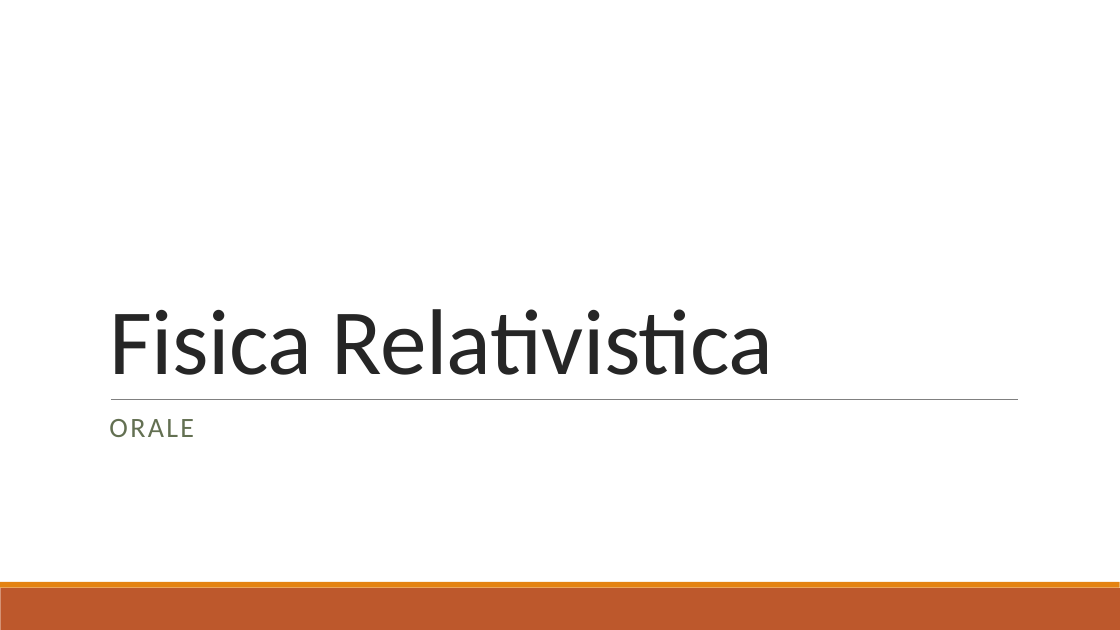
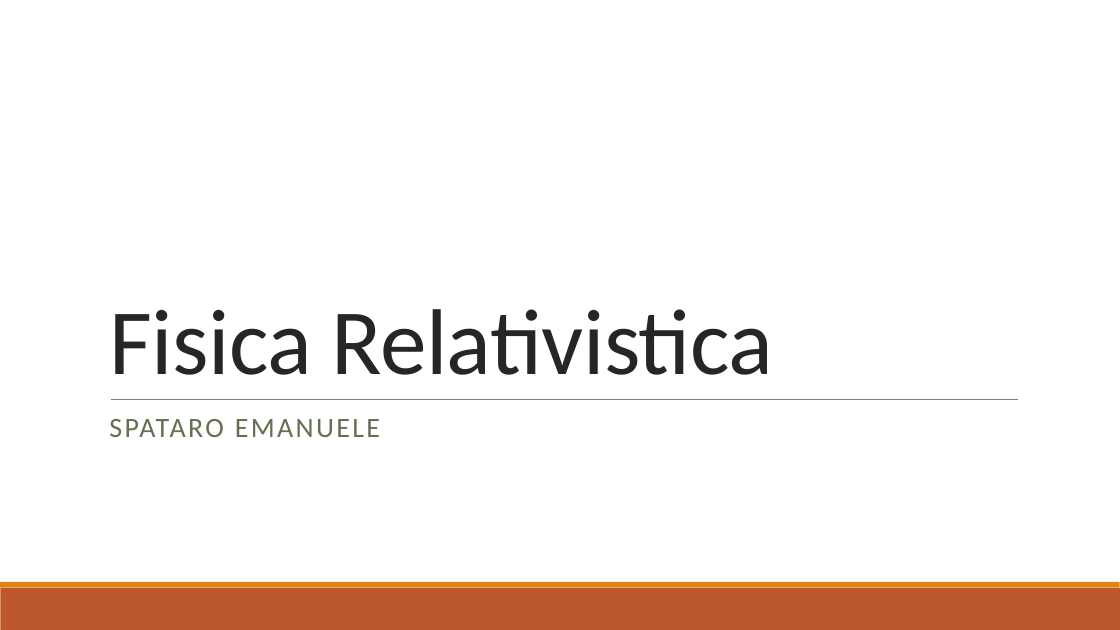
Before and after one commit to Manu-2001/Relativita-Ristretta, a slide deck: slide 1 of Spataro_Emanuele_Fisica_Relativistica.pptx. Drawn at 1120x630 pixels with LibreOffice and Linux fonts; fonts in the diff are those of the drawing. Boxes give left, top, right and bottom in pixels: in the first picture for what was removed or moved away, otherwise in the second. Text is boxed around its words. In the diff, an @@ line names an element or a change of style, - is before the commit and + after.

```diff
--- a/Spataro_Emanuele_Fisica_Relativistica.pptx
+++ b/Spataro_Emanuele_Fisica_Relativistica.pptx
@@ subtitle at box(109, 419, 380, 437): text changed @@
-ORALE
+SPATARO EMANUELE
```
Also in this commit, not shown: 1 other file.
